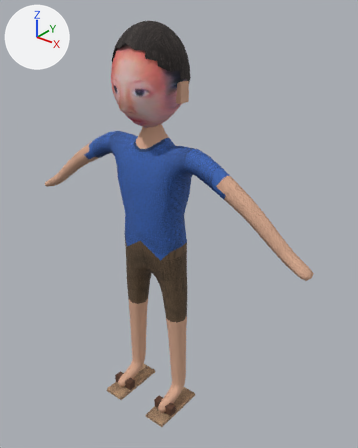
Two versions of the glTF model NhanVat/Model/Duc.glb, one commit apart.
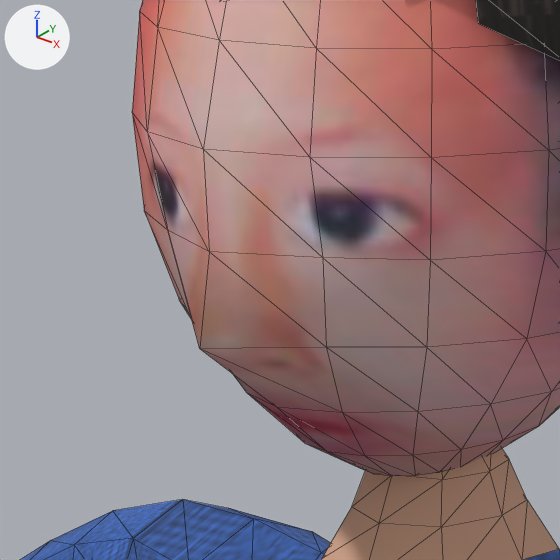
Each version appears first whole from a 50 mm camera at (1.023, -1.146, 1.476) aimed at (0.063, 0.054, 0.732), and next in a close-up on the part from 26% to 47% of the width and 14% to 31% of the height. Arrows for +X, +Y and +Z are at upper left; the lights stay in place. The first two pictures are the older version. The close-ups show mesh edges as thin lines.

Objects in the first close-up: 'Body'.
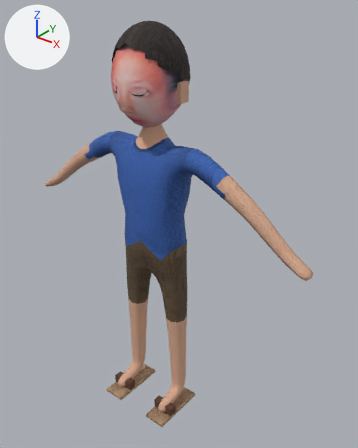
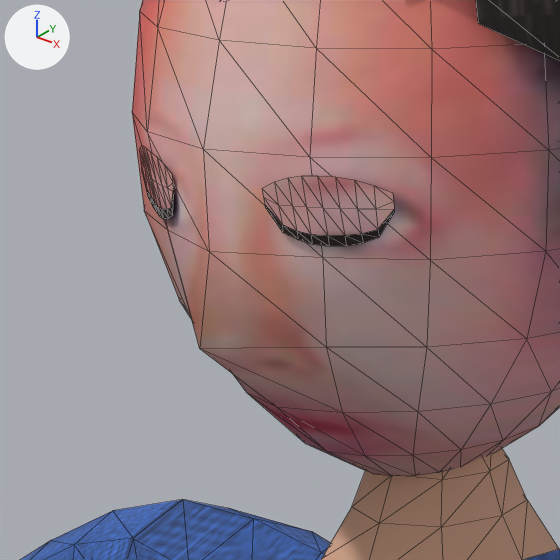
The newer file adds a shape key; the second version is drawn at full value of the shape key 'Blink' of 'MiMat', and the change is written as the vertex moves it makes.

Pixel boxes [x1, y1, x2, y2] of what changed, in the close-ups (560 x 560 px):
'MiMat', added (brown): after [139, 146, 394, 246]
    faces in mat_mat (picture img_face): [139, 146, 394, 236]
    faces in mat_mi (black #241814): [141, 168, 394, 246]

The edits, one by one:
Material 'Mi' (mat_mi) is new.
Its base color is (0.0176, 0.00913, 0.007) (black #241814).
Its roughness is 0.85.
Mesh me_mimat is new.
It has 72 vertices, 96 faces and spans x -0.0688..0.0689, y -0.1255..-0.0978, z 1.189..1.2163.
Faces by material slot: [64, 32].
It uses material mat_mat (picture img_face).
It uses material mat_mi (black #241814).
Object 'MiMat' (ob_mimat) is new; it shows me_mimat.
Its location is (0.0, 0.0, 0.0).
